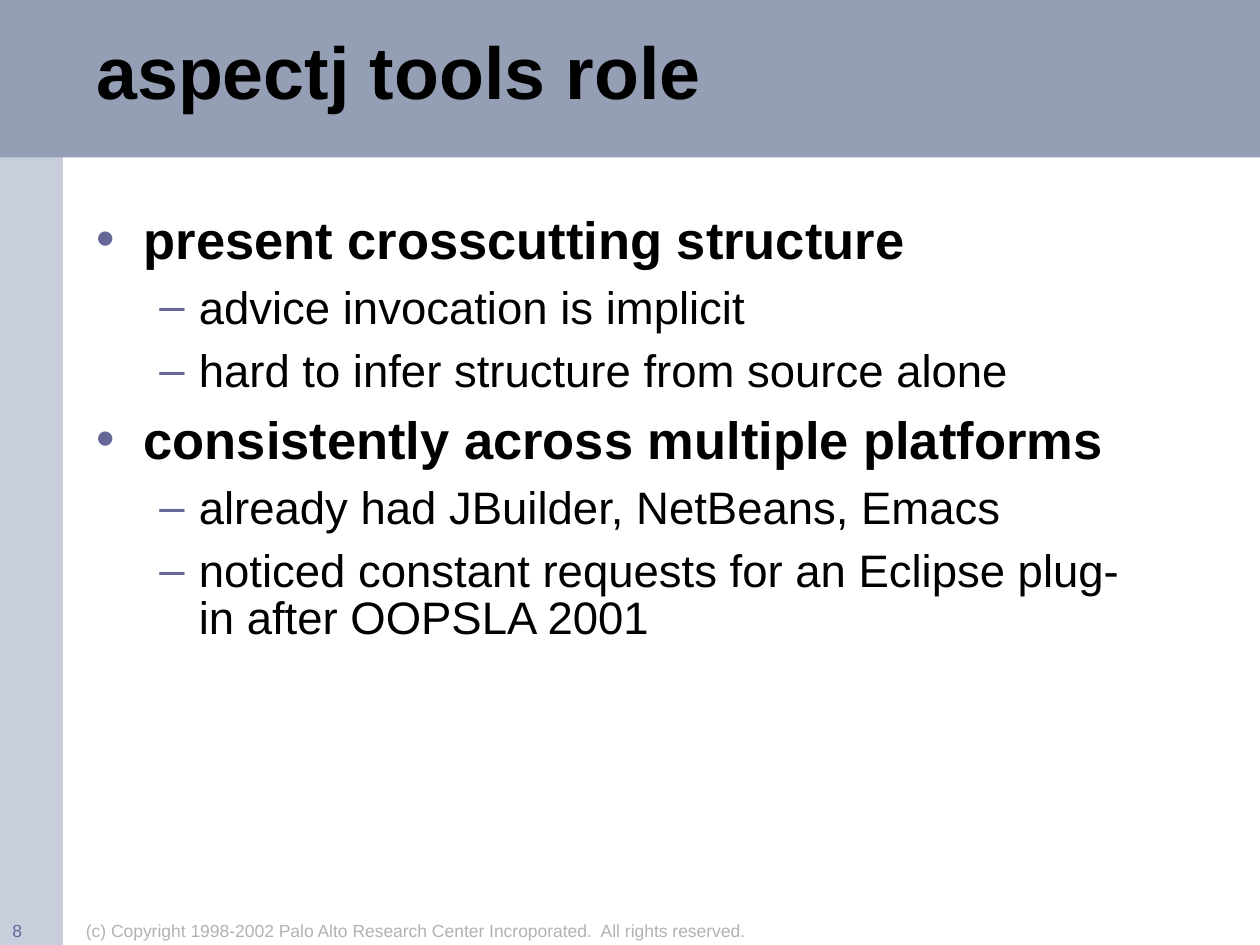
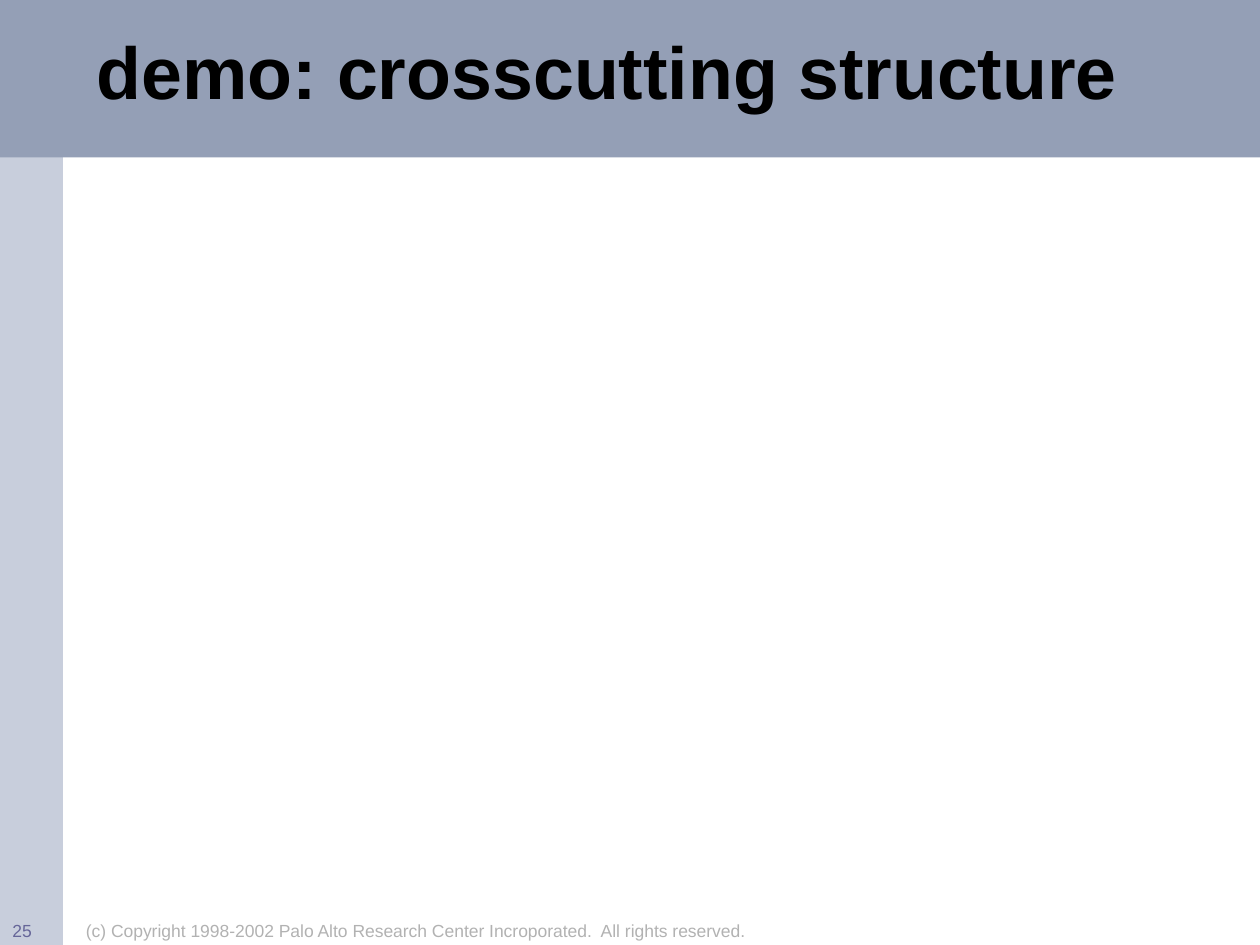
Before and after one commit to eclipse-aspectj/aspectj, a slide deck: slide 25 of docs/teaching/demos/oopsla2002.ppt (slide 8 before the commit). Drawn at 1260x945 pixels with LibreOffice and Linux fonts; fonts in the diff are those of the drawing; background and template pictures are left out. Boxes give left, top, right and bottom in pixels: in the first picture for what was removed or moved away, otherwise in the second. Text is boxed around its words. In the diff, an @@ line names an element or a change of style, - is before the commit and + after.

```diff
--- a/docs/teaching/demos/oopsla2002.ppt
+++ b/docs/teaching/demos/oopsla2002.ppt
@@ title at box(96, 45, 1116, 112): text changed @@
-aspectj tools role
+demo: crosscutting structure
@@ text removed at box(144, 221, 1119, 635) @@
-• present crosscutting structure
-  – advice invocation is implicit
-  – hard to infer structure from source alone
-• consistently across multiple platforms
-  – already had JBuilder, NetBeans, Emacs
-  – noticed constant requests for an Eclipse plug-in after OOPSLA 2001
@@ page number at box(12, 925, 31, 937): text changed @@
-8
+25
```
Also in this commit, not shown: 14 other slides changed, 23 slides added.
